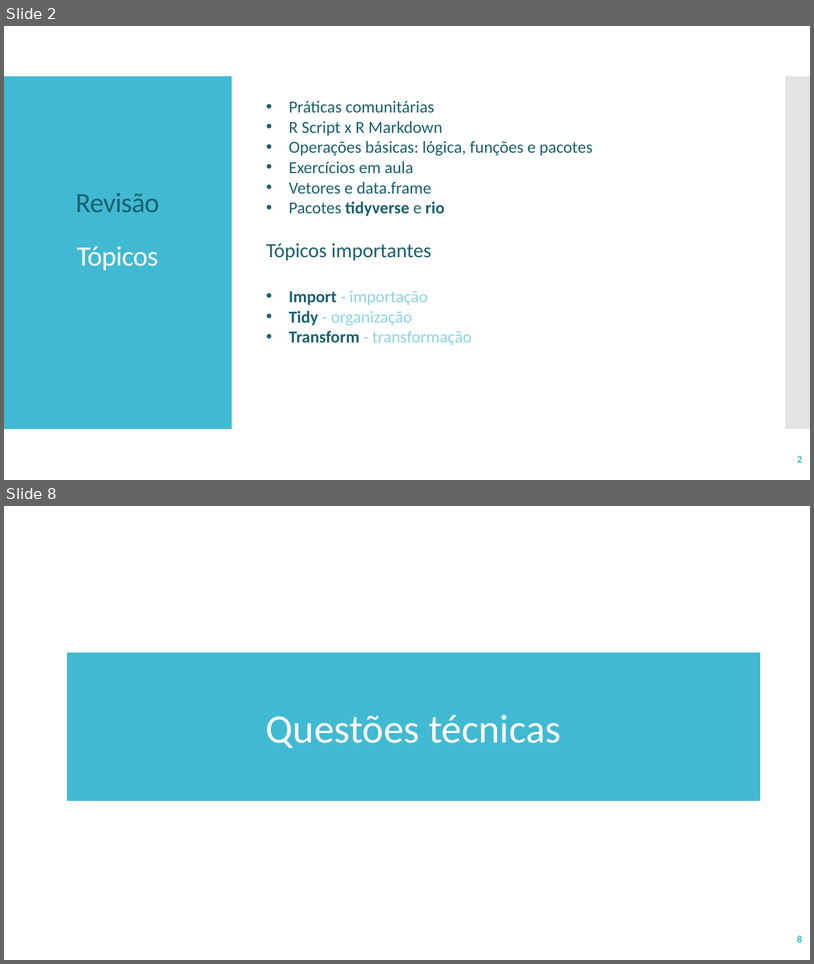
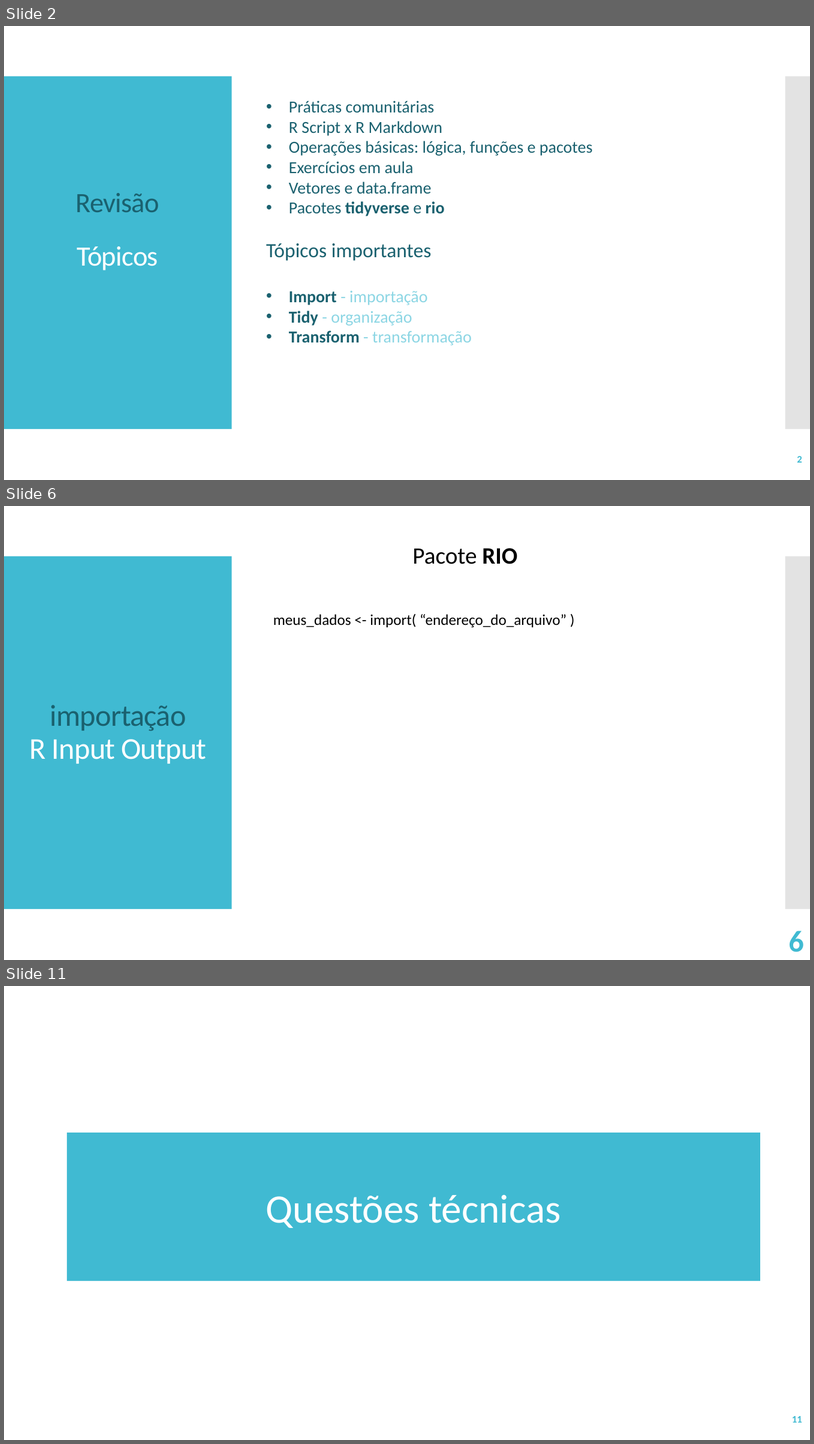
Before and after one commit to victorgalcantara/R-Intro, a slide deck: A03 - Mão na massa/A03 - Import and Tidy Data.pptx. Shown one above the other, each under a label of ours: slides 2 and 8 before the commit, slides 2, 6 and 11 after it; the slides between them are not shown. The pictures are 814x964 and 814x1444 pixels, drawn with LibreOffice and Linux fonts; fonts in the diff are those of the drawing. Boxes give left, top, right and bottom in pixels: in the first picture for what was removed or moved away, otherwise in the second. Text is boxed around its words. In the diff, an @@ line names an element or a change of style, - is before the commit and + after.

```diff
--- a/A03 - Mão na massa/A03 - Import and Tidy Data.pptx
+++ b/A03 - Mão na massa/A03 - Import and Tidy Data.pptx
@@ slide 6 added at (4, 506, 810, 960), background #FFFFFF; not listed: 2 template elements that a slide beside it also shows @@
@@ text added at (413, 548, 518, 564), 28 pt, text #000000 @@
+Pacote RIO
@@ text added at (273, 614, 567, 628), 18 pt, text #000000 @@
+meus_dados <- import( “endereço_do_arquivo” )
@@ title added at (30, 705, 206, 763), 36 pt, text #FFFFFF @@
+importação
+R Input Output
@@ page number added at (789, 930, 804, 952), 36 pt, text #40BAD2, bold @@
+6
@@ what was slide 8 is now slide 11 @@
@@ page number at (792, 1416, 803, 1422): text changed @@
-8
+11
```
Also in this commit, not shown: 1 slide changed, 18 other slides added, 1 slide removed, 6 other files.
